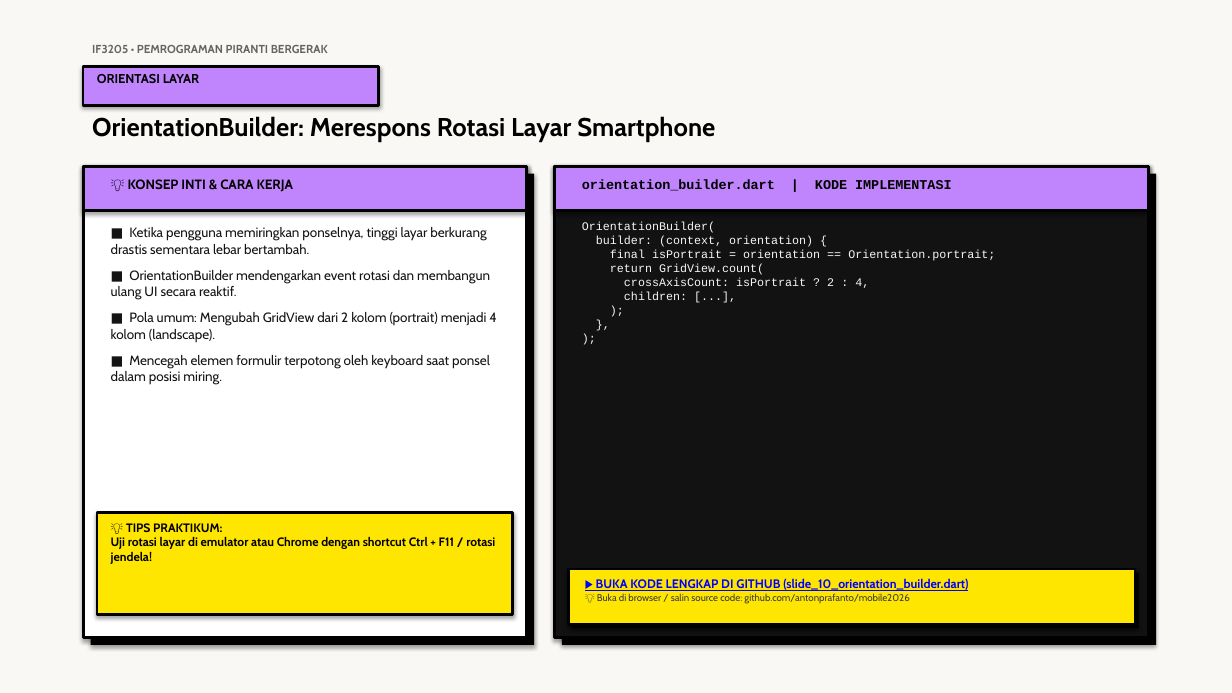
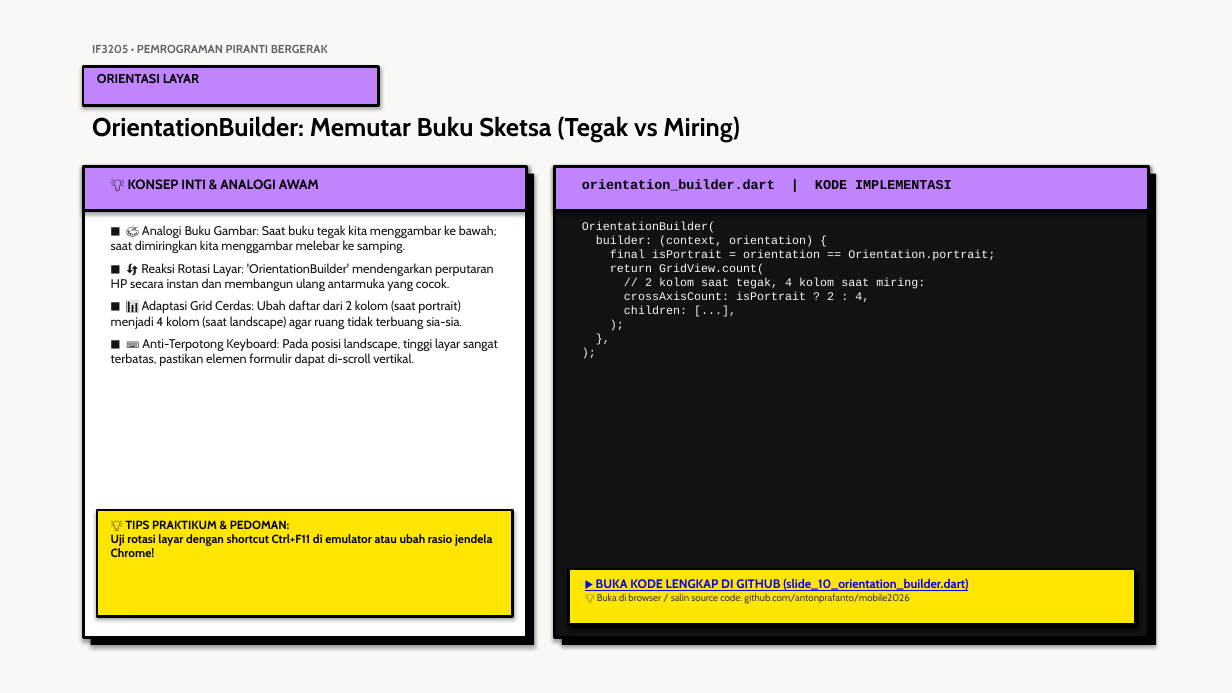
Before and after one commit to antonprafanto/mobile2026, a slide deck: slide 10 of 03_slide_presentasi/PERTEMUAN_05_Material3_dan_Responsive_UI.pptx. Drawn at 1232x693 pixels with LibreOffice and Linux fonts; fonts in the diff are those of the drawing. Boxes give left, top, right and bottom in pixels: in the first picture for what was removed or moved away, otherwise in the second. Text is boxed around its words. In the diff, an @@ line names an element or a change of style, - is before the commit and + after.

Commit message:
feat(p05): perkuat analogi membumi, kartu M3, dan dokumen kerangka kerja courseware

```diff
--- a/03_slide_presentasi/PERTEMUAN_05_Material3_dan_Responsive_UI.pptx
+++ b/03_slide_presentasi/PERTEMUAN_05_Material3_dan_Responsive_UI.pptx
@@ text at (92,116,739,142): text changed @@
-OrientationBuilder: Merespons Rotasi Layar Smartphone
+OrientationBuilder: Memutar Buku Sketsa (Tegak vs Miring)
@@ text at (128,179,319,189): text changed @@
-💡 KONSEP INTI & CARA KERJA
+💡 KONSEP INTI & ANALOGI AWAM
@@ text at (111,225,498,366): text changed; size 10.5 to 9.8 pt @@
-■ Ketika pengguna memiringkan ponselnya, tinggi layar berkurang drastis sementara lebar bertambah.
-■ OrientationBuilder mendengarkan event rotasi dan membangun ulang UI secara reaktif.
-■ Pola umum: Mengubah GridView dari 2 kolom (portrait) menjadi 4 kolom (landscape).
-■ Mencegah elemen formulir terpotong oleh keyboard saat ponsel dalam posisi miring.
+■ 🎨 Analogi Buku Gambar: Saat buku tegak kita menggambar ke bawah; saat dimiringkan kita menggambar melebar ke samping.
+■ 🔄 Reaksi Rotasi Layar: 'OrientationBuilder' mendengarkan perputaran HP secara instan dan membangun ulang antarmuka yang cocok.
+■ 📊 Adaptasi Grid Cerdas: Ubah daftar dari 2 kolom (saat portrait) menjadi 4 kolom (saat landscape) agar ruang tidak terbuang sia-sia.
+■ ⌨️ Anti-Terpotong Keyboard: Pada posisi landscape, tinggi layar sangat terbatas, pastikan elemen formulir dapat di-scroll vertikal.
@@ text at (582,222,995,314): text changed @@
-OrientationBuilder(
-builder: (context, orientation) {
-final isPortrait = orientation == Orientation.portrait;
-return GridView.count(
-crossAxisCount: isPortrait ? 2 : 4,
-children: [...],
-);
-},
-);
+OrientationBuilder(
+builder: (context, orientation) {
+final isPortrait = orientation == Orientation.portrait;
+return GridView.count(
+// 2 kolom saat tegak, 4 kolom saat miring:
+crossAxisCount: isPortrait ? 2 : 4,
+children: [...],
+);
+},
+);
@@ text at (111,520,492,557): text changed; size 9.5 to 9.2 pt @@
-💡 TIPS PRAKTIKUM:
-Uji rotasi layar di emulator atau Chrome dengan shortcut Ctrl + F11 / rotasi jendela!
+💡 TIPS PRAKTIKUM & PEDOMAN:
+Uji rotasi layar dengan shortcut Ctrl+F11 di emulator atau ubah rasio jendela Chrome!
```
Also in this commit, not shown: 15 other slides changed, 4 other files.
